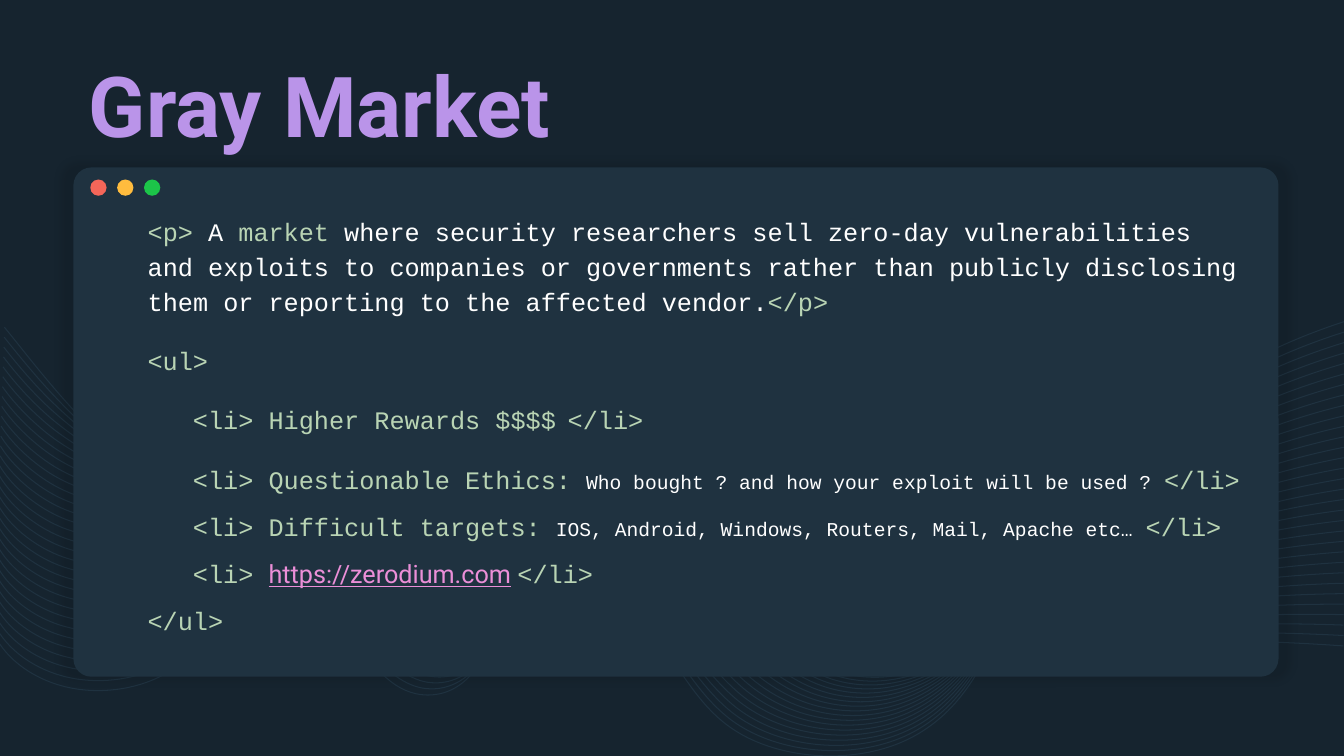
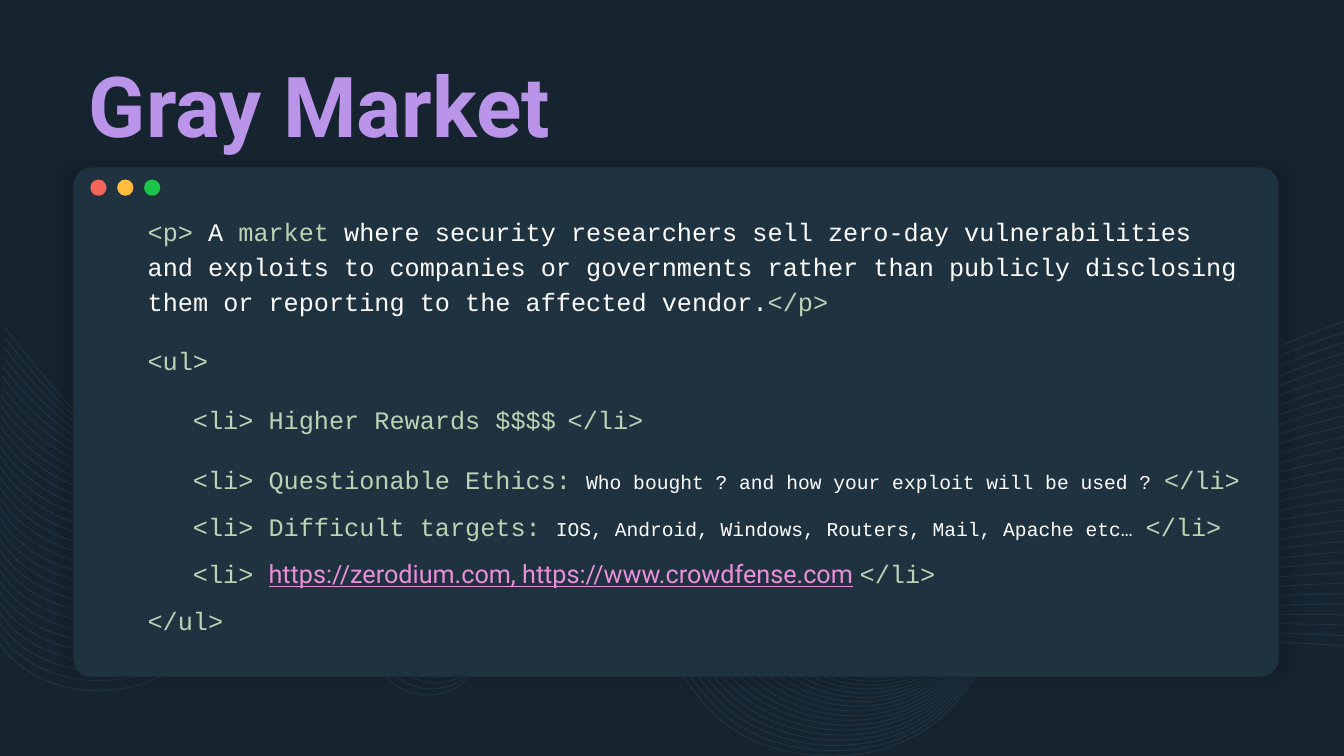
Before and after one commit to Fisjkars/CodeReview, a slide deck: slide 25 of Cours/02-BugHunting.pptx. Drawn at 1344x756 pixels with LibreOffice and Linux fonts; fonts in the diff are those of the drawing; background and template pictures are left out. Boxes give left, top, right and bottom in pixels: in the first picture for what was removed or moved away, otherwise in the second. Text is boxed around its words. In the diff, an @@ line names an element or a change of style, - is before the commit and + after.

```diff
--- a/Cours/02-BugHunting.pptx
+++ b/Cours/02-BugHunting.pptx
@@ text at (x1=193, y1=564, x2=936, y2=588): text changed @@
-<li> https://zerodium.com </li>
+<li> https://zerodium.com, https://www.crowdfense.com </li>
```
Also in this commit, not shown: 17 other files.
